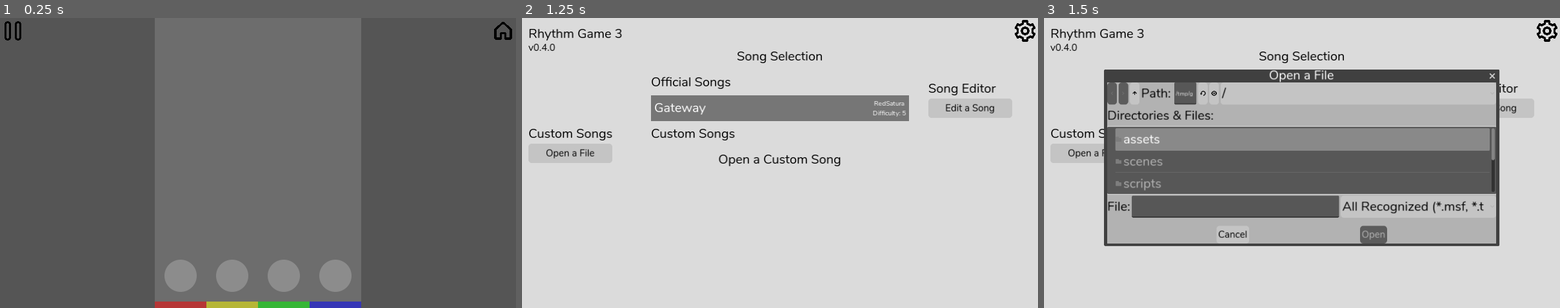
Above: before the commit, frames 1-3 (left to right).
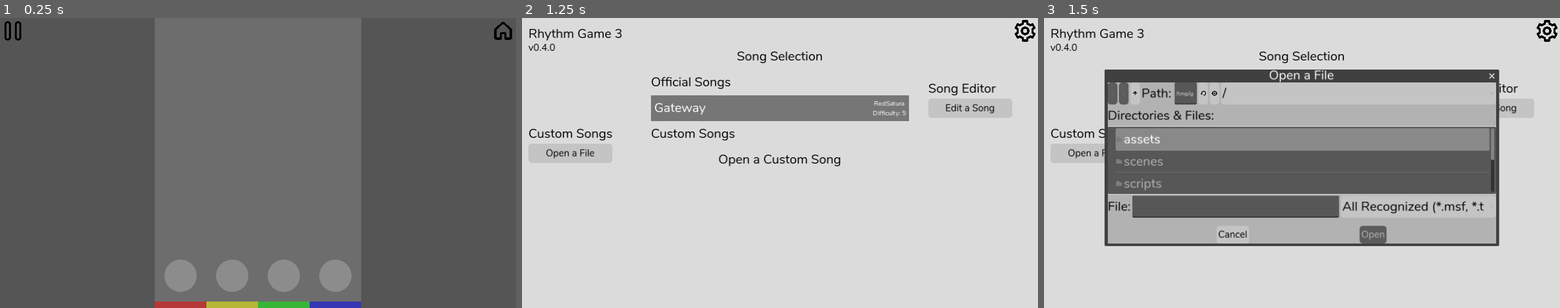
Above: after the commit, the same moments.

Repository: RedSatura/rhythm-game-3
Game: Godot game, scene res://scenes/stage/stage.tscn
Same seed, same stepped clock (60 frames per second), same inputs: the game is played once before the commit and once after it. This scene is started directly instead of the project's main scene.
Inputs (mouse positions are in pixels of both pictures, inside the frame that each line leads up to):
- Up to frame 1 (0.25 s): no input
- Up to frame 2 (1.25 s): click (1027, 29) at 0.5 s
- Up to frame 3 (1.5 s): click "Open a File" at 1.25 s

Frames 1-2 are identical in both runs. In frame 3, 0.8% of the frame differs, in the area x 11-89%, y 17-79%.

Commit message:
conductor song ending changes

Diff:
--- a/project.godot
+++ b/project.godot
@@ -21,7 +21,6 @@
 SignalHandler="*res://scripts/signal handler/signal_handler.gd"
 GlobalData="*res://scripts/global data/global_data.gd"
 DataSaver="*res://scripts/data_saver/data_saver.gd"
-InputListener="*res://scripts/input_listener.gd"
 
 [debug]
 
--- a/scenes/conductor/conductor.gd
+++ b/scenes/conductor/conductor.gd
@@ -97,3 +97,6 @@
 
 func stop_song() -> void:
 	pass
+
+func _on_finished() -> void:
+	pass # Replace with function body.
--- a/scenes/song_manager/song_manager.gd
+++ b/scenes/song_manager/song_manager.gd
@@ -178,3 +178,6 @@
 func update_starting_song_beat(beat: int) -> void:
 	conductor.beat_starting_position = beat
 	line_read_offset = beat
+
+func _on_conductor_finished() -> void:
+	end_song()
--- a/scenes/song_manager/song_manager.tscn
+++ b/scenes/song_manager/song_manager.tscn
@@ -15,4 +15,5 @@
 [node name="SongStartTimer" type="Timer" parent="."]
 one_shot = true
 
+[connection signal="finished" from="Conductor" to="." method="_on_conductor_finished"]
 [connection signal="timeout" from="SongStartTimer" to="." method="_on_song_start_timer_timeout"]
--- a/scripts/input_listener.gd
+++ /dev/null
@@ -1,5 +0,0 @@
-extends Node
-
-func _unhandled_input(_event: InputEvent) -> void:
-	if Input.is_action_just_pressed("back_to_title"):
-		get_tree().change_scene_to_file("res://scenes/title/title_screen.tscn")
Not shown, changed: songs/official/0.4/gateway/gateway.msf
